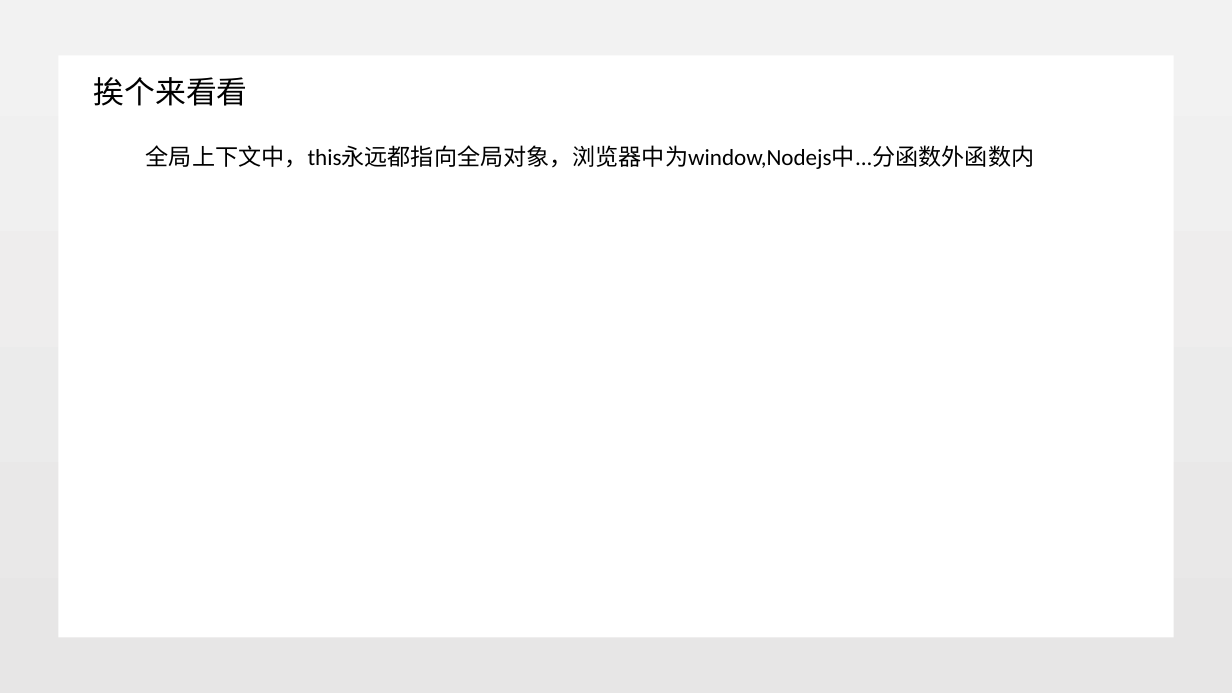
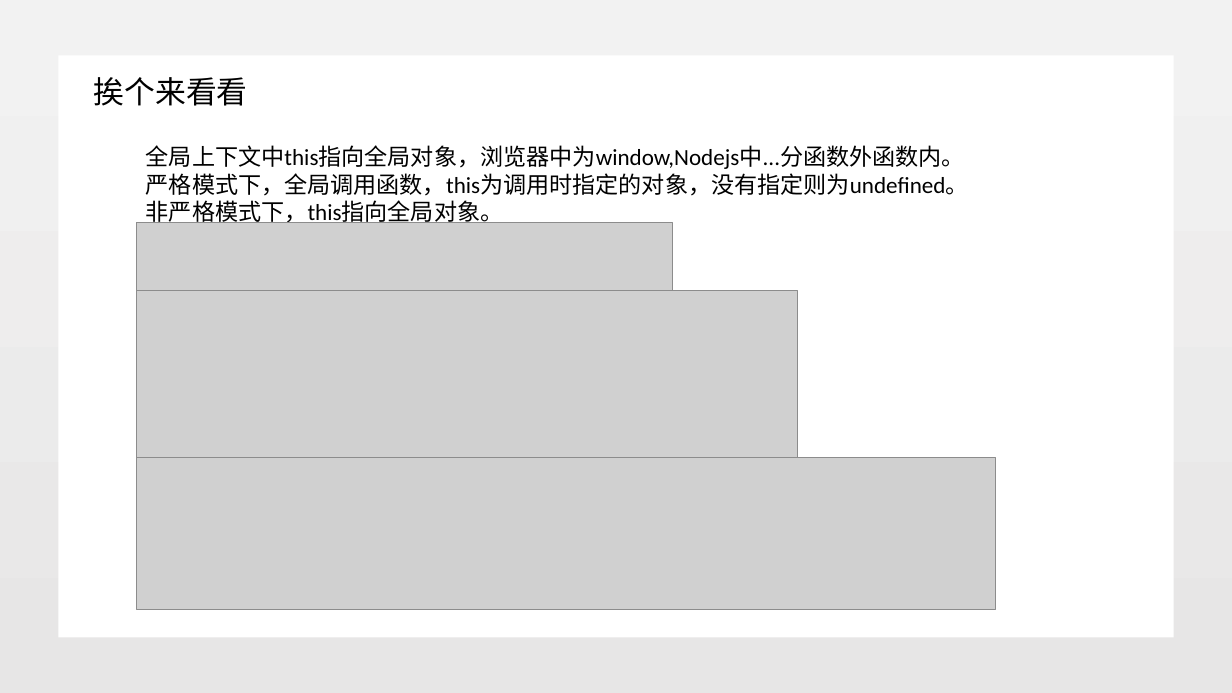
Before and after one commit to jungleguo/ReadNotes, a slide deck: slide 8 of 分享/JavaScript_this.pptx. Drawn at 1232x693 pixels with LibreOffice and Linux fonts; fonts in the diff are those of the drawing; grey boxes stand for pictures; background and template pictures are left out. Boxes give left, top, right and bottom in pixels: in the first picture for what was removed or moved away, otherwise in the second. Text is boxed around its words. In the diff, an @@ line names an element or a change of style, - is before the commit and + after.

```diff
--- a/分享/JavaScript_this.pptx
+++ b/分享/JavaScript_this.pptx
@@ text at (146,145,969,226): text changed @@
-全局上下文中，this永远都指向全局对象，浏览器中为window,Nodejs中...分函数外函数内
+全局上下文中this指向全局对象，浏览器中为window,Nodejs中...分函数外函数内。
+严格模式下，全局调用函数，this为调用时指定的对象，没有指定则为undefined。
+非严格模式下，this指向全局对象。
@@ picture added at (137,223,673,290) @@
@@ picture added at (137,290,798,549) @@
@@ picture added at (137,457,995,610) @@
```
Also in this commit, not shown: 2 other slides changed, 6 slides added.
